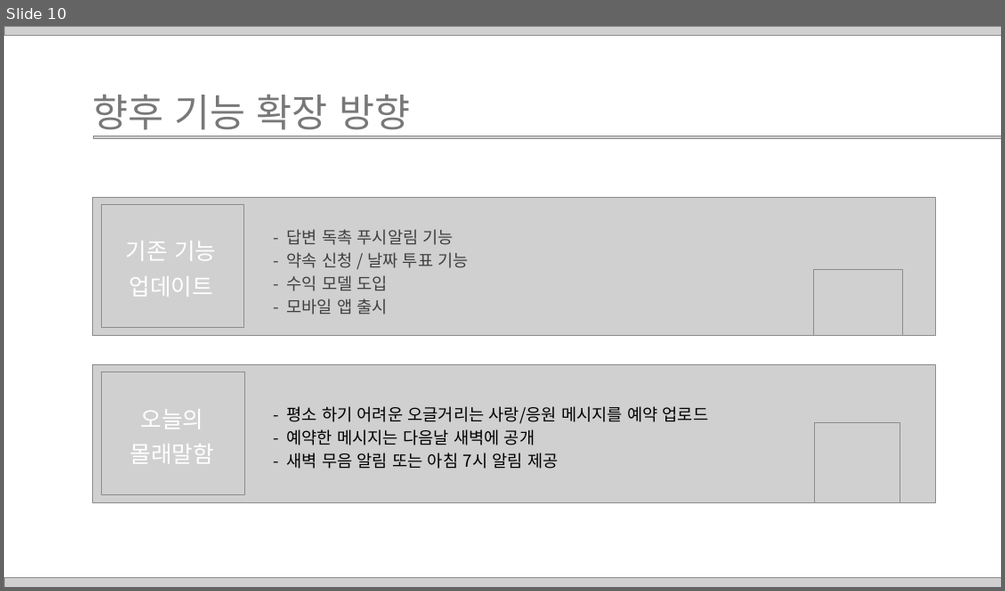
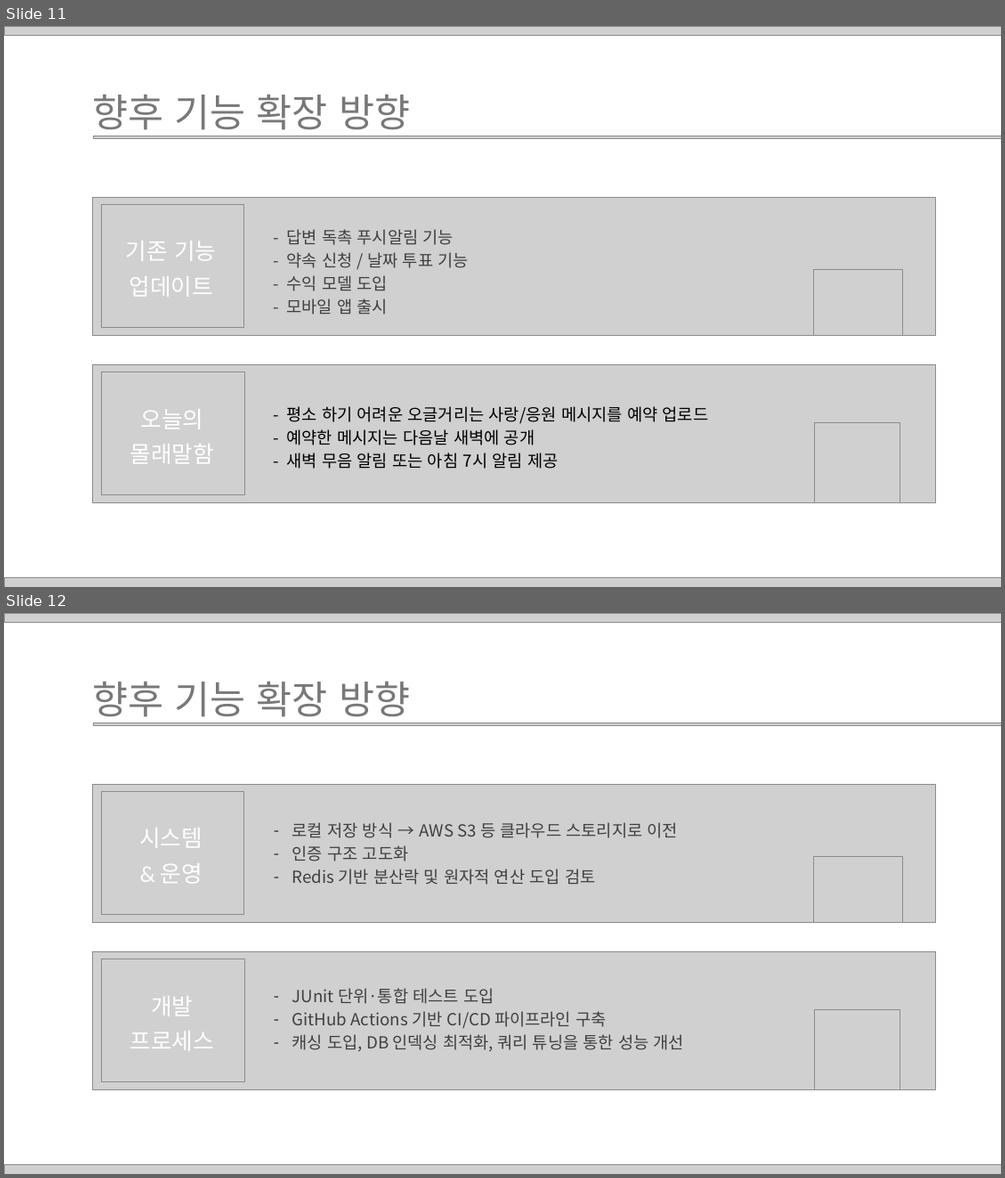
Before and after one commit to OpenSW-2025-Dadam/OURM-team-meeting-logs, a slide deck: 4조 다담 발표 자료.pptx. Shown one above the other, each under a label of ours: slide 10 before the commit, slides 11 and 12 after it. The pictures are 1005x591 and 1005x1178 pixels, drawn with LibreOffice and Linux fonts; fonts in the diff are those of the drawing; grey boxes stand for pictures. Boxes give left, top, right and bottom in pixels: in the first picture for what was removed or moved away, otherwise in the second. Text is boxed around its words. In the diff, an @@ line names an element or a change of style, - is before the commit and + after.

```diff
--- a/4조 다담 발표 자료.pptx
+++ b/4조 다담 발표 자료.pptx
@@ slide 12 added at <box>4,613,1001,1174</box>, background #FFFFFF @@
@@ picture added at <box>4,613,1001,622</box> @@
@@ text added at <box>92,682,410,723</box>, 74.7 pt, text #787878 @@
+향후 기능 확장 방향
@@ picture added at <box>93,722,1001,725</box> @@
@@ picture added at <box>92,784,936,922</box> @@
@@ picture added at <box>101,792,244,914</box> @@
@@ text added at <box>292,822,678,884</box>, 32 pt, text #404040 @@
+– 로컬 저장 방식 → AWS S3 등 클라우드 스토리지로 이전
+– 인증 구조 고도화
+– Redis 기반 분산락 및 원자적 연산 도입 검토
@@ text added at <box>139,827,202,884</box>, 44 pt, text #FFFFFF @@
+시스템
+& 운영
@@ picture added at <box>813,856,902,922</box> @@
@@ picture added at <box>92,951,936,1089</box> @@
@@ picture added at <box>102,958,244,1081</box> @@
@@ text added at <box>130,996,214,1051</box>, 44 pt, text #FFFFFF @@
+개발
+프로세스
@@ text added at <box>292,988,684,1052</box>, 32 pt, text #404040 @@
+– JUnit 단위·통합 테스트 도입
+– GitHub Actions 기반 CI/CD 파이프라인 구축
+– 캐싱 도입, DB 인덱싱 최적화, 쿼리 튜닝을 통한 성능 개선
@@ picture added at <box>814,1010,899,1089</box> @@
@@ picture added at <box>4,1164,1001,1174</box> @@
@@ what was slide 10 is now slide 11 @@
```
Also in this commit, not shown: 4 slides changed, 1 other slide added, 1 other file.
